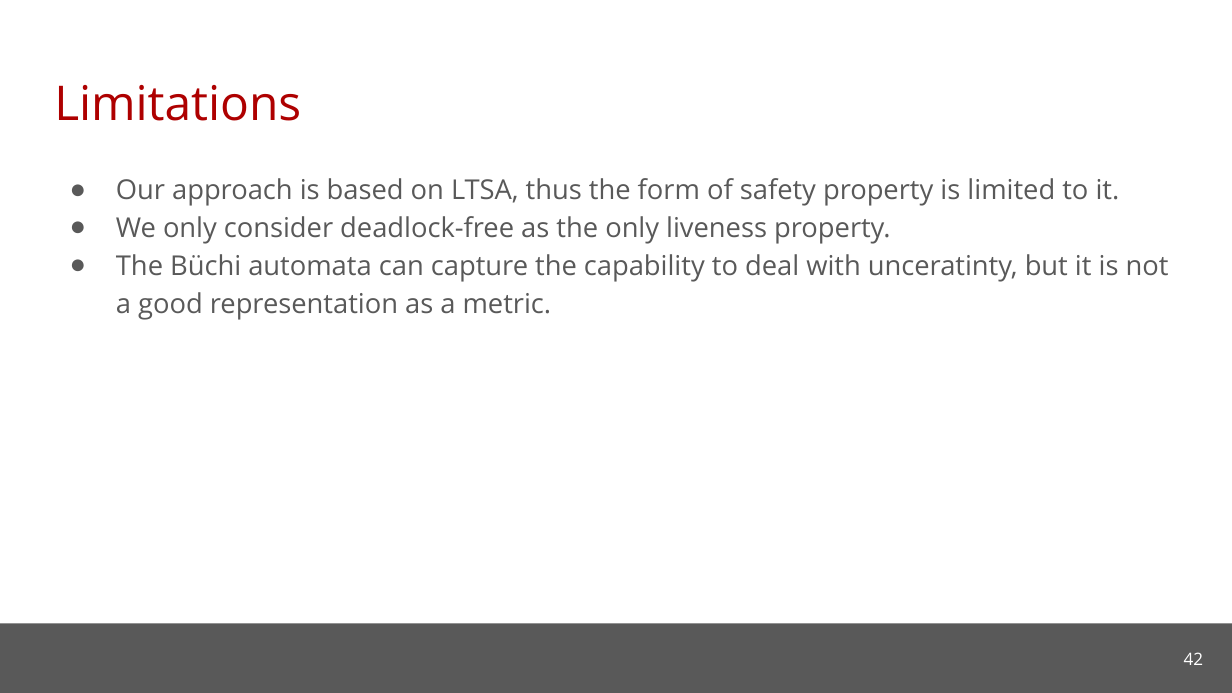
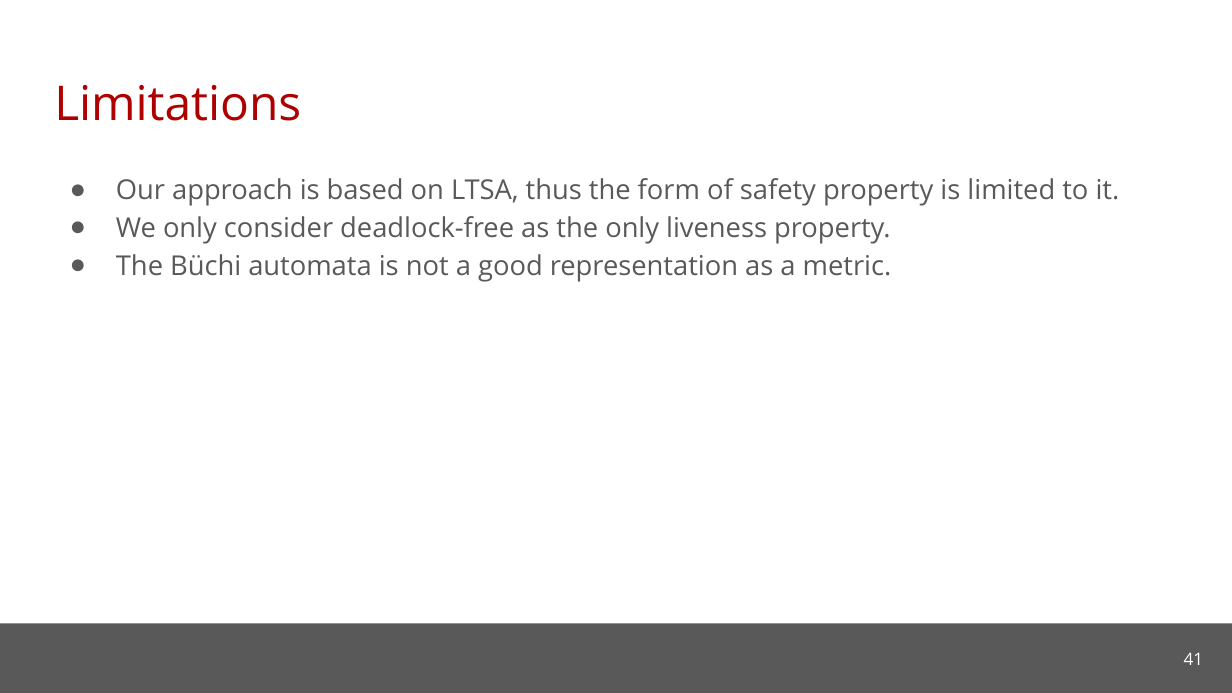
Before and after one commit to cmu-soda/Robustness, a slide deck: slide 41 of Robustness.pptx (slide 42 before the commit). Drawn at 1232x693 pixels with LibreOffice and Linux fonts; fonts in the diff are those of the drawing; background and template pictures are left out. Boxes give left, top, right and bottom in pixels: in the first picture for what was removed or moved away, otherwise in the second. Text is boxed around its words. In the diff, an @@ line names an element or a change of style, - is before the commit and + after.

```diff
--- a/Robustness.pptx
+++ b/Robustness.pptx
@@ text at [116, 254, 892, 282]: text changed @@
-● The Büchi automata can capture the capability to deal with unceratinty, but it is not a good representation as a metric.
+● The Büchi automata is not a good representation as a metric.
@@ page number at [1184, 652, 1203, 665]: text changed @@
-42
+41
```
Also in this commit, not shown: 3 other slides changed, 1 slide removed.
